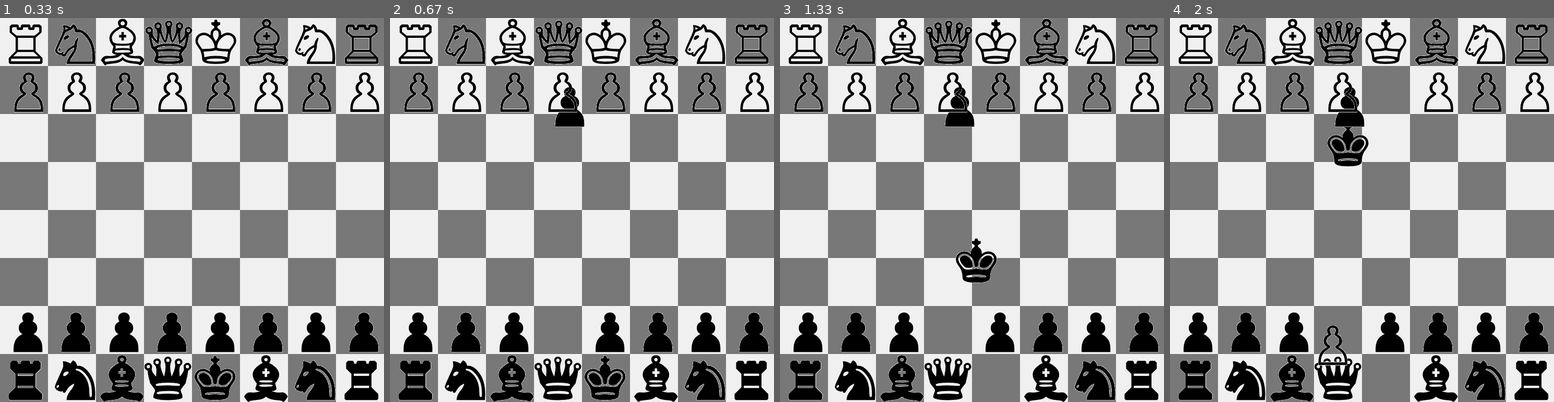
Above: before the commit, frames 1-4 (left to right).
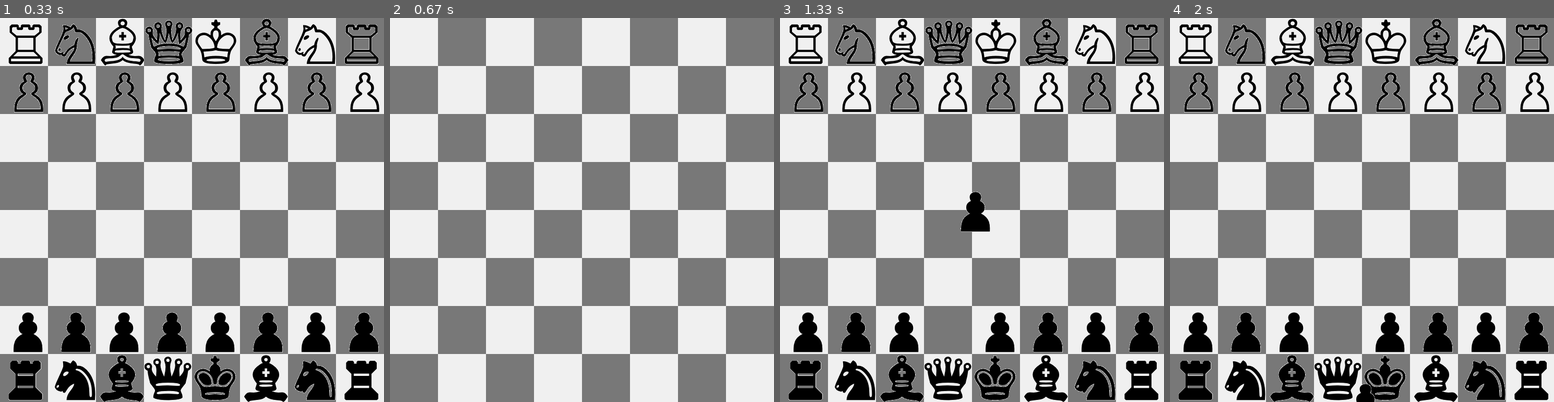
Above: after the commit, the same moments.

Repository: HighASG936/MyChess
Game: pygame game, started from Chess.py
Two runs of this game, one before a commit and one after it. Both use one fixed random seed, a clock stepped at 60 frames per second and the inputs below.
Inputs (mouse positions are in pixels of both pictures, inside the frame that each line leads up to):
- Up to frame 1 (0.33 s): no input
- Up to frame 2 (0.67 s): press the mouse at (558, 329) at 0.37 s; move the mouse to (562, 217) at 0.47 s; release the mouse at (566, 106) at 0.6 s
- Up to frame 3 (1.33 s): press the mouse at (995, 378) at 1.2 s; move the mouse to (975, 259) at 1.3 s
- Up to frame 4 (2 s): release the mouse at (1350, 144) at 1.43 s; press the mouse at (1385, 90) at 1.7 s; move the mouse to (1358, 217) at 1.8 s; release the mouse at (1327, 344) at 1.93 s

Frame 1 is identical in both runs. In frame 2, 15% of the frame differs, in the area x 2-99%, y 0-100%; in frame 3, 2.3%; in frame 4, 2.4%.

Commit message:
snap pieces

Diff:
--- a/Chess.py
+++ b/Chess.py
@@ -6,7 +6,9 @@
 from coordinates import Coordinates
 import sys
 import pygame
-
+import math
+import os
+from time import sleep
 
 class ChessGame:
     """Overall class to manage game assets and behavior."""
@@ -15,6 +17,7 @@
         """Initialize the game, and create resources."""
         self.coords = Coordinates()
         self.locations = self.coords.get_board()
+        self.tiles_centers = self.coords.get_snap_coordinates()
         pygame.init()
         self.settings = Settings()
         self.board = Board()
@@ -22,6 +25,11 @@
         pygame.display.set_caption("Chess")
 
         self.chess_set = ChessSet(self)
+
+    def _dragging_piece(self, event):
+        for sprite in self.chess_set.Pieces_Group:
+            if sprite.rect.collidepoint(event.pos):
+                sprite.dragging = not sprite.dragging
 
     def _check_events(self):
         for event in pygame.event.get():
@@ -31,25 +39,29 @@
                 if event.key == pygame.K_q:
                     sys.exit()
             elif event.type == pygame.MOUSEBUTTONDOWN:
-                for sprite in self.chess_set.Pieces_Group:
-                    #print(f"{sprite.rect.center}, mouse: {pygame.mouse.get_pos()}")
-                    if sprite.rect.collidepoint(event.pos):
-                        sprite.dragging = True
-            elif event.type == pygame.MOUSEBUTTONUP:
-                #print('stop')
-                for sprite in self.chess_set.Pieces_Group:
-                    sprite.dragging = False
+                self._dragging_piece(event)
+
+    def _snap_piece(self):
+        current_position = pygame.mouse.get_pos()
+        centers = self.tiles_centers
+        distances = [
+                        math.sqrt( (center[0] - current_position[0])**2  +  (center[1] - current_position[1])**2 )
+                        for center in centers
+                    ]
+        min_distance_index = distances.index(min(distances))
+        new_pos = centers[min_distance_index]
+        print(min_distance_index,current_position, new_pos)
+        sleep(0.4)
+        os.system('clear')
+        return new_pos
 
     def _update_screen(self):
         self.screen.fill(self.settings.bg_color)
         self.board.draw_board()
-        self.chess_set.update_board()
 
         for sprite in self.chess_set.Pieces_Group:
             if sprite.dragging:
-                #print("OK")
-                sprite.rect.center = pygame.mouse.get_pos()
-                #print(sprite.rect.center)
+                sprite.rect.center = self._snap_piece()
 
         self.chess_set.Pieces_Group.draw(self.screen)
         pygame.display.flip()
@@ -63,34 +75,3 @@
 if __name__ == '__main__':
     chess_game = ChessGame()
     chess_game.run_game()
-
-
-#================ deprecated code ================#
-
-
-# class Emptysquare(Exception):
-#     def __init__(self, message):
-#         self.message = message
-
-
-# def new_board():
-#     """_summary_
-#     """
-
-#     #Create matriz to chess board
-#     for row in range(0, 8):
-#         board.append([])
-#         for _ in range(0,8):
-#             board[row].append('--')
-
-#     squares = _get_squares_coordinates()
-
-#     #Put the set chess on board
-#     for key, value in start_positions.items():
-#         for pos in value:
-#             _put_piece(str(key), squares[pos])
-
-
-# def is_valid_piece(piece_name):
-#     if piece_name == '--':
-#         raise Emptysquare("is empty")
--- a/chess_set.py
+++ b/chess_set.py
@@ -36,7 +36,6 @@
                                                             y_margin=68,
                                                             y_padding=48)
 
-        # Create a Piece for each image.
         colors = ['B', 'W']
         names = ['K', 'Q', 'R', 'B', 'N', 'P']
         i = 0
@@ -45,38 +44,23 @@
         for color in colors:
             for name in names:
                 image = piece_images[image_piece_index]
-                board = self.chess_game.locations
-                current_piece = f"{color}{name}"
-                for i in range(len(board)):
-                    for j in range(len(board)):
-                        tile = board[i][j]
-                        if tile == current_piece:
-                            print(tile, i, j)
-                            piece = Piece(self.chess_game, image, name, color)
-                            piece.x = self.chess_game.settings.tile_size * j
-                            piece.y = self.chess_game.settings.tile_size * i
-                            piece.name = current_piece
-                            #self.pieces.append(piece)
-                            #self._draw_piece(piece.name, piece.x, piece.y)
-                            self.Pieces_Group.add_internal(piece)
-                            piece.blitme()
+                self._create_piece_object(image, color, name)
                 image_piece_index += 1
 
-    # def _draw_piece(self, key, x, y):
-    #         for piece in self.pieces:
-    #             if key == piece.key:
-    #                 piece.x = self.chess_game.settings.tile_size * x
-    #                 piece.y = self.chess_game.settings.tile_size * y
-    #                 piece.blitme()
-
-    def update_board(self):
-        pass
-        # board = self.chess_game.locations
-
-        # for i in range(len(board)):
-        #     for j in range(len(board)):
-        #         key=board[i][j]
-        #         self._draw_piece(key, j, i)
+    def _create_piece_object(self, image, color, name):
+        board = self.chess_game.locations
+        current_piece = f"{color}{name}"
+        for i in range(len(board)):
+            for j in range(len(board)):
+                tile = board[i][j]
+                if tile == current_piece:
+                    piece = Piece(self.chess_game, image, name, color)
+                    piece.x = self.chess_game.settings.tile_size * j
+                    piece.y = self.chess_game.settings.tile_size * i
+                    piece.name = current_piece
+                    #self.pieces.append(piece)
+                    self.Pieces_Group.add_internal(piece)
+                    piece.blitme()
 
 class Piece:
     """Represents a chess piece."""
--- a/coordinates.py
+++ b/coordinates.py
@@ -1,8 +1,10 @@
 
+from settings import Settings
 
 class Coordinates:
 
     def __init__(self):
+        self.settings = Settings()
         self.board = []
         self.index_x = 0
         self.index_y = 1
@@ -24,12 +26,16 @@
         self._generate_matrix_of_board()
         self._put_pieces_on_board()
 
+    def get_snap_coordinates(self):
+        n = self.settings.board_n
+        size = self.settings.board_size
+        tile_centers = [((i*size)/2, (j*size)/2 ) for i in range(1, n+1) for j in range(1, n+1) ]
+        return tile_centers
+
     def _fill_board_matrix(self):
-        #Create matriz to chess board
-        for row in range(0, 8):
-            self.board.append([])
-            for _ in range(0,8):
-                self.board[row].append('')
+        n = self.settings.board_n
+        self.board = [ ['' for _ in range(n)] for _ in range(n)]
+
 
     def _get_list_literals_columns(self):
         """
@@ -63,37 +69,12 @@
         Args:
             coord (_type_): _description_
         """
-        self._put_piece('--', coord)
+        self._put_piece('', coord)
 
     def _put_pieces_on_board(self):
-        #Put the set chess on board
         for key, value in self.start_positions.items():
             for pos in value:
                 self._put_piece(str(key), self.squares[pos])
 
-    # def move_piece(self, move_tuple):
-    #     """_summary_
-
-    #     Args:
-    #         move_tuple (_type_): _description_
-    #     """
-    #     origin, destiny = move_tuple
-    #     ori_coords = squares[origin]
-    #     ori_x, ori_y = ori_coords
-
-    #     try:
-    #         origin_piece_name = board[ori_x][ori_y]
-    #         is_valid_piece(origin_piece_name)
-    #     except Emptysquare as es:
-    #         print(f"Location {origin}:[{ori_x},{ori_y}] {es.message}")
-    #     else:
-    #         dest_coords = squares[destiny]
-    #         remove_piece(ori_coords)
-    #         put_piece(origin_piece_name, dest_coords)
-
-
     def get_board(self):
-        """
-
-        """
         return self.board
--- a/my_utils/sprites.py
+++ b/my_utils/sprites.py
@@ -14,7 +14,6 @@
         except FileNotFoundError as fn:
             print(f"Unable to load spritesheet image: {filename}")
             raise SystemExit(fn)
-
 
     def image_at(self, rectangle, colorkey=None):
         """Load a specific image from a specific rectangle."""
@@ -69,6 +68,4 @@
                 sprite_rects.append(sprite_rect)
 
         grid_images = self.images_at(sprite_rects, self.transparency_color)
-        print(f"Loaded {len(grid_images)} grid images.")
-
         return grid_images
--- a/settings.py
+++ b/settings.py
@@ -4,7 +4,8 @@
 	def __init__(self):
 		# board settings
 		self.tile_size = 92
-		self.board_size = self.tile_size * 8
+		self.board_n = 8
+		self.board_size = self.tile_size * self.board_n
 		self.background_color = (255, 255, 255)
 		self.tile_colors = [(240, 240, 240), (120, 120, 120)]
 		self.bg_color = (225, 225, 225)
